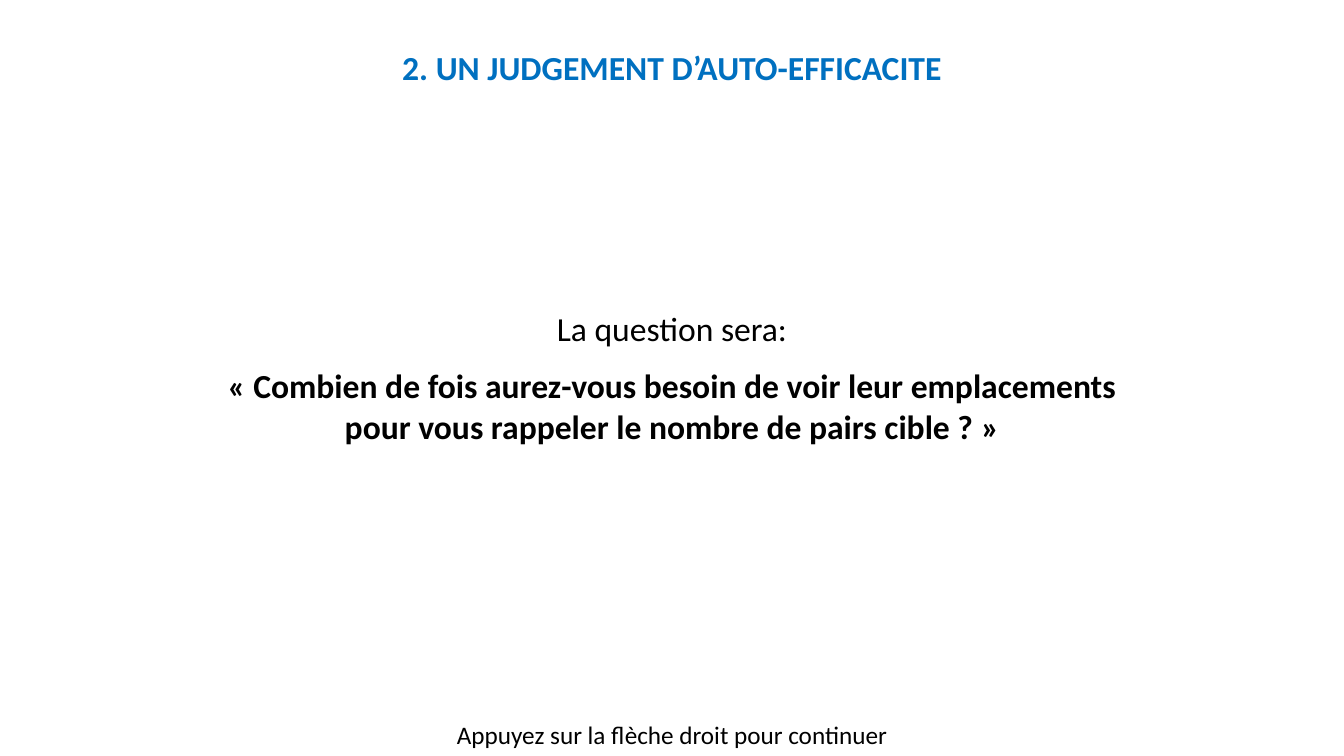
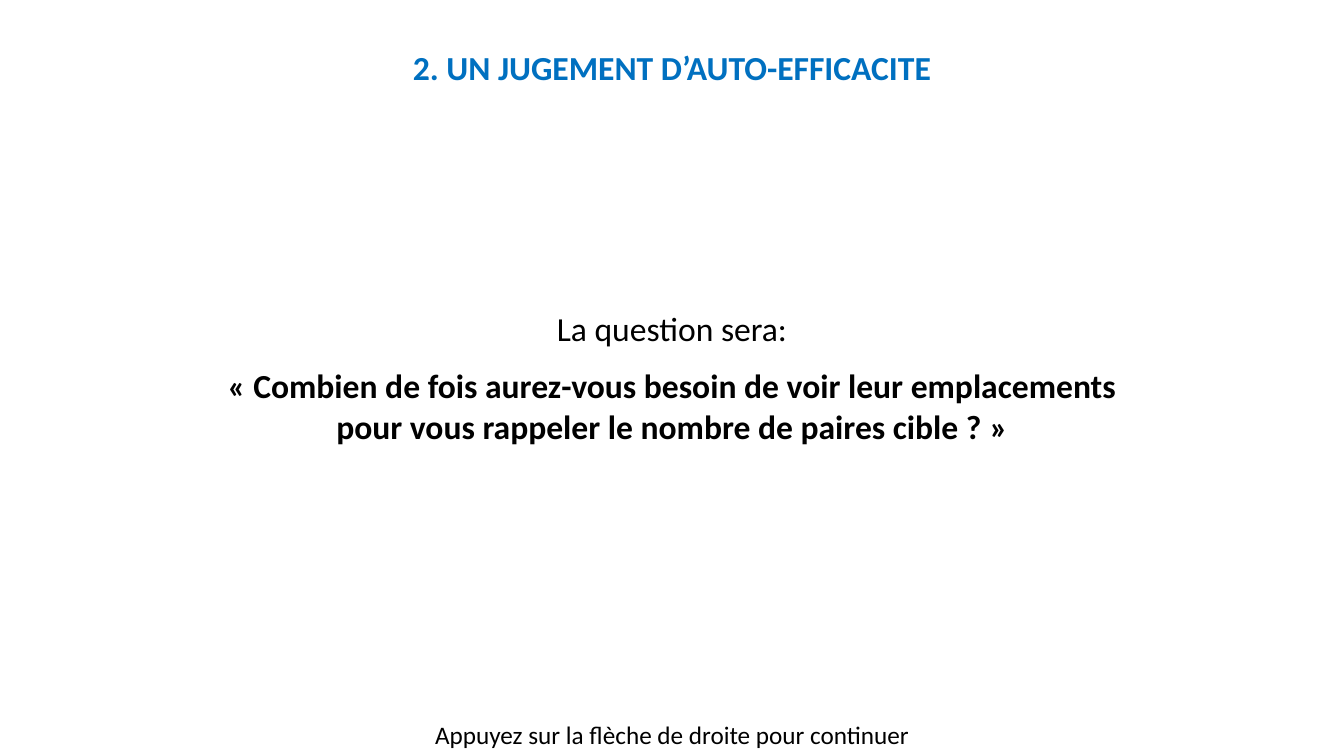
Before and after one commit to MBB-team/Online_Testing, a slide deck: slide 18 of src/Self_Efficacy/Stimuli/Instructions.pptx. Drawn at 1344x756 pixels with LibreOffice and Linux fonts; fonts in the diff are those of the drawing. Boxes give left, top, right and bottom in pixels: in the first picture for what was removed or moved away, otherwise in the second. Text is boxed around its words. In the diff, an @@ line names an element or a change of style, - is before the commit and + after.

```diff
--- a/src/Self_Efficacy/Stimuli/Instructions.pptx
+++ b/src/Self_Efficacy/Stimuli/Instructions.pptx
@@ text at box(413, 55, 931, 81): text changed @@
-2. UN JUDGEMENT D’AUTO-EFFICACITE
+2. UN JUGEMENT D’AUTO-EFFICACITE
@@ text at box(253, 374, 1116, 445): text changed @@
-« Combien de fois aurez-vous besoin de voir leur emplacements pour vous rappeler le nombre de pairs cible ? »
+« Combien de fois aurez-vous besoin de voir leur emplacements pour vous rappeler le nombre de paires cible ? »
@@ text at box(435, 726, 909, 748): text changed @@
-Appuyez sur la flèche droit pour continuer
+Appuyez sur la flèche de droite pour continuer
```
Also in this commit, not shown: 44 other slides changed, 45 other files.
